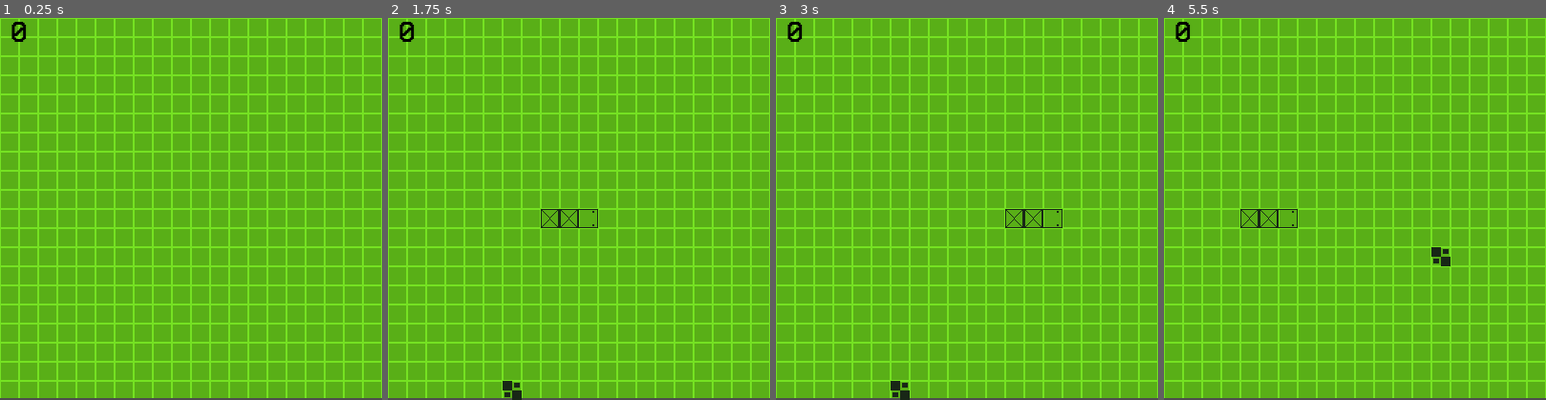
Above: before the commit, frames 1-4 (left to right).
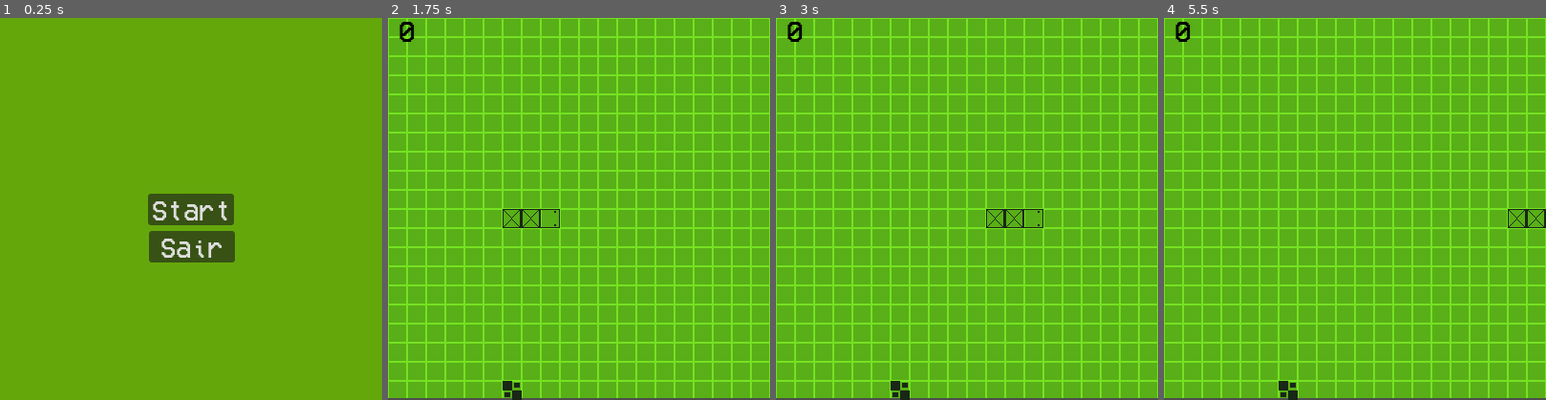
Above: after the commit, the same moments.

Repository: adrianofelix019/retro-snake-game
Game: Godot game, scene res://scenes/menu.tscn
Two runs of this game, one before a commit and one after it. Both use one fixed random seed, a clock stepped at 60 frames per second and the inputs below. Before the commit the project starts from res://scenes/main_game.tscn. Sound files missing from this copy of the repository are replaced by a short silence.
Inputs (mouse positions are in pixels of both pictures, inside the frame that each line leads up to):
- Up to frame 1 (0.25 s): no input
- Up to frame 2 (1.75 s): click (579, 209) at 0.5 s, where only the run after the commit has a clickable "Start"; hold Right (ui_right) from 1.28 s (still down)
- Up to frame 3 (3 s): release Right (ui_right) at 2.03 s; hold Down (ui_down) 2.03-2.78 s; hold Right (ui_right) from 2.78 s (still down)
- Up to frame 4 (5.5 s): release Right (ui_right) at 3.53 s; hold Up (ui_up) 3.53-4.28 s; hold Left (ui_left) from 4.28 s (still down)

The runs differ from the first frame. In frame 1, 22% of the frame differs, in the area x 0-100%, y 0-100%; in frame 2, 0.3%; in frame 3, 0.2%; in frame 4, 0.7%.

Commit message:
add menu

Diff:
--- a/project.godot
+++ b/project.godot
@@ -11,7 +11,7 @@
 [application]
 
 config/name="RetroSnakeGame"
-run/main_scene="uid://b2lskdlpsehd8"
+run/main_scene="uid://dwmtsjbb6v87m"
 config/features=PackedStringArray("4.6", "Forward Plus")
 config/icon="res://icon.svg"
 
--- /dev/null
+++ b/scenes/menu.tscn
@@ -0,0 +1,59 @@
+[gd_scene format=3 uid="uid://dwmtsjbb6v87m"]
+
+[ext_resource type="Script" uid="uid://cup0cxbr5do3j" path="res://scripts/menu.gd" id="1_vjb58"]
+[ext_resource type="FontFile" uid="uid://8vrsturui1ky" path="res://fonts/VCR_OSD_MONO_1.001.ttf" id="1_yqeox"]
+
+[node name="Menu" type="Control" unique_id=199286564]
+layout_mode = 3
+anchors_preset = 15
+anchor_right = 1.0
+anchor_bottom = 1.0
+grow_horizontal = 2
+grow_vertical = 2
+script = ExtResource("1_vjb58")
+
+[node name="Background" type="ColorRect" parent="." unique_id=1999948891]
+layout_mode = 1
+anchors_preset = 15
+anchor_right = 1.0
+anchor_bottom = 1.0
+grow_horizontal = 2
+grow_vertical = 2
+color = Color(0.39215687, 0.654902, 0.043137256, 1)
+
+[node name="StartButton" type="Button" parent="." unique_id=806430202]
+layout_mode = 1
+anchors_preset = 8
+anchor_left = 0.5
+anchor_top = 0.5
+anchor_right = 0.5
+anchor_bottom = 0.5
+offset_left = -4.0
+offset_top = -4.0
+offset_right = 4.0
+offset_bottom = 4.0
+grow_horizontal = 2
+grow_vertical = 2
+theme_override_fonts/font = ExtResource("1_yqeox")
+theme_override_font_sizes/font_size = 28
+text = "Start"
+
+[node name="ExitButton" type="Button" parent="." unique_id=625446326]
+layout_mode = 1
+anchors_preset = 8
+anchor_left = 0.5
+anchor_top = 0.5
+anchor_right = 0.5
+anchor_bottom = 0.5
+offset_left = -44.0
+offset_top = 23.0
+offset_right = 46.0
+offset_bottom = 56.0
+grow_horizontal = 2
+grow_vertical = 2
+theme_override_fonts/font = ExtResource("1_yqeox")
+theme_override_font_sizes/font_size = 28
+text = "Sair"
+
+[connection signal="pressed" from="StartButton" to="." method="_on_start_button_pressed"]
+[connection signal="pressed" from="ExitButton" to="." method="_on_exit_button_pressed"]
--- /dev/null
+++ b/scripts/menu.gd
@@ -0,0 +1,9 @@
+extends Control
+
+
+func _on_start_button_pressed() -> void:
+	get_tree().change_scene_to_file("res://scenes/main_game.tscn")
+
+
+func _on_exit_button_pressed() -> void:
+	get_tree().quit()
Not shown, added: scripts/menu.gd.uid
